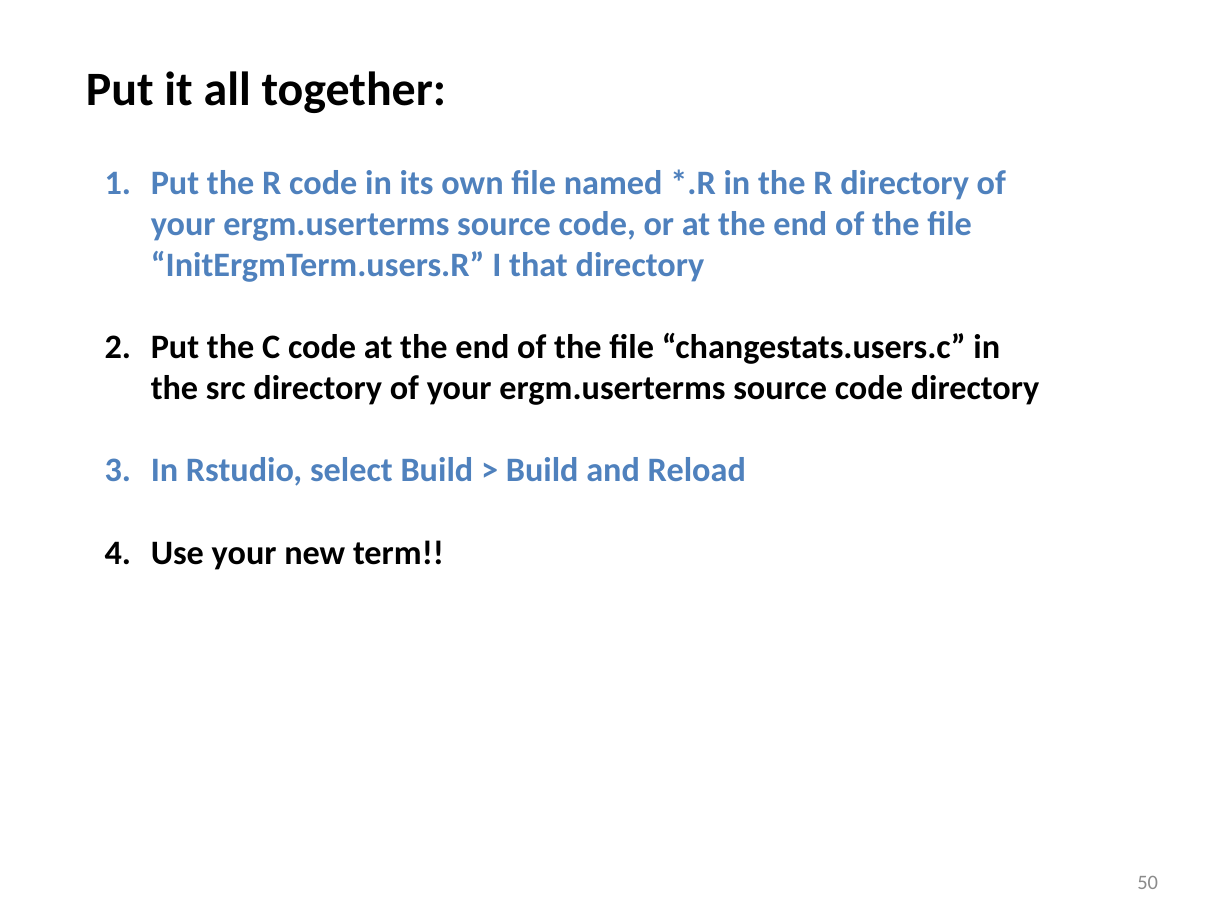
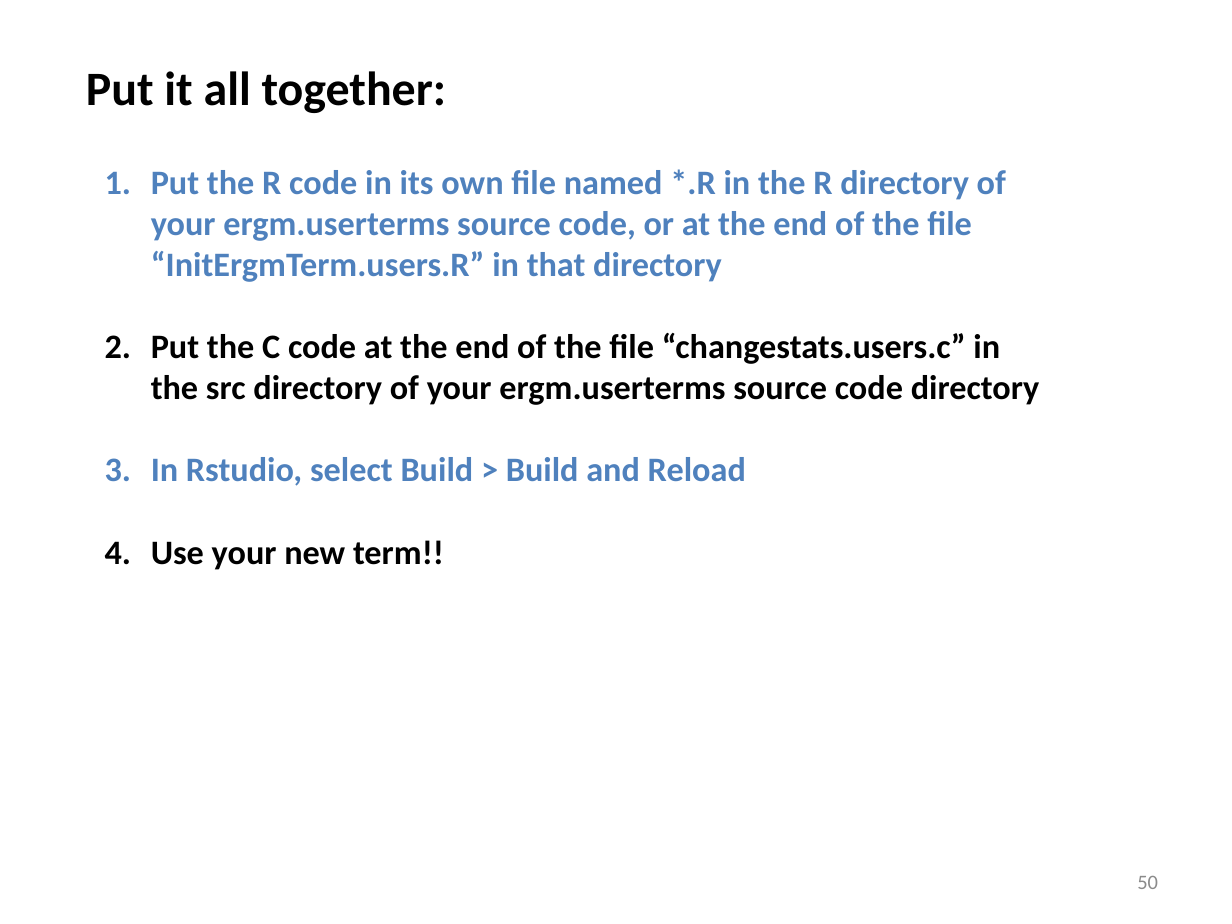
Before and after one commit to statnet/Workshops----OBSOLETE, a slide deck: slide 50 of ergm.userterms/EUT tutorial slides.pptx. Drawn at 1232x924 pixels with LibreOffice and Linux fonts; fonts in the diff are those of the drawing. Boxes give left, top, right and bottom in pixels: in the first picture for what was removed or moved away, otherwise in the second. Text is boxed around its words. In the diff, an @@ line names an element or a change of style, - is before the commit and + after.

```diff
--- a/ergm.userterms/EUT tutorial slides.pptx
+++ b/ergm.userterms/EUT tutorial slides.pptx
@@ text at [151, 169, 1006, 282]: text changed @@
-1. Put the R code in its own file named *.R in the R directory of your ergm.userterms source code, or at the end of the file “InitErgmTerm.users.R” I that directory
+1. Put the R code in its own file named *.R in the R directory of your ergm.userterms source code, or at the end of the file “InitErgmTerm.users.R” in that directory
```
Also in this commit, not shown: 14 other slides changed.
